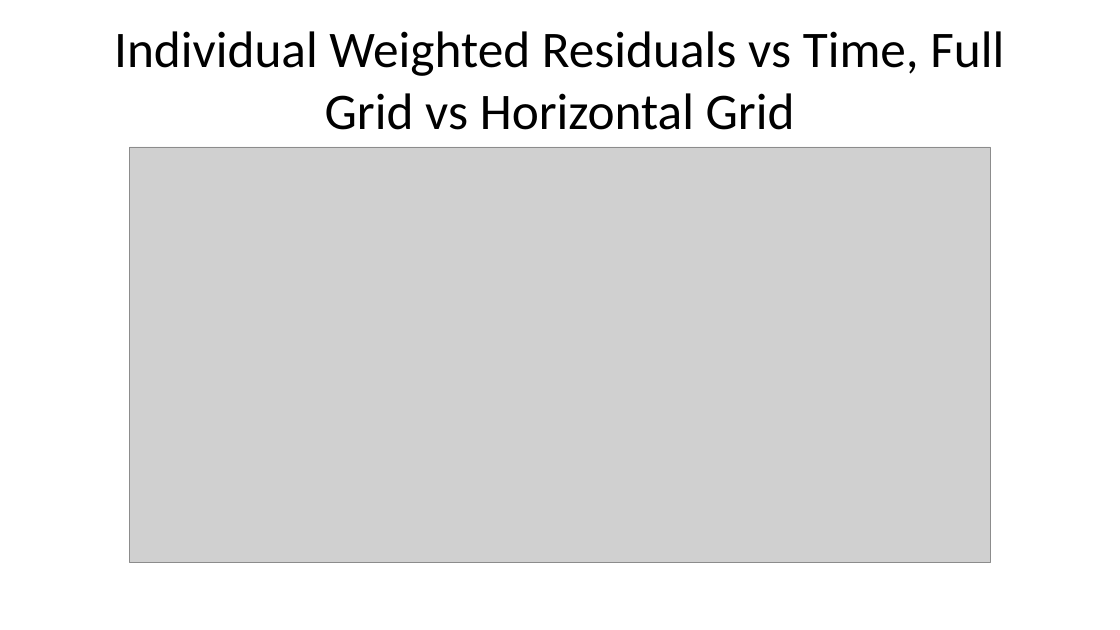
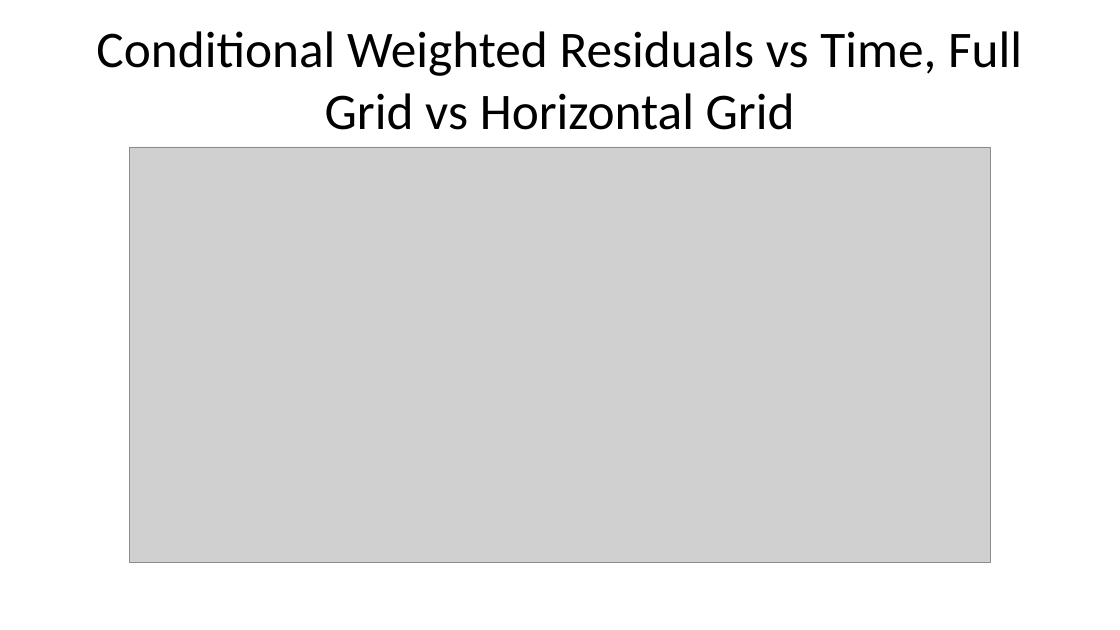
Before and after one commit to bergsmat/yamlet, a slide deck: slide 12 of inst/extdata/modeling/diagnostics.pptx. Drawn at 1120x630 pixels with LibreOffice and Linux fonts; fonts in the diff are those of the drawing; grey boxes stand for pictures. Boxes give left, top, right and bottom in pixels: in the first picture for what was removed or moved away, otherwise in the second. Text is boxed around its words. In the diff, an @@ line names an element or a change of style, - is before the commit and + after.

```diff
--- a/inst/extdata/modeling/diagnostics.pptx
+++ b/inst/extdata/modeling/diagnostics.pptx
@@ title at (96, 31, 1022, 130): text changed @@
-Individual Weighted Residuals vs Time, Full Grid vs Horizontal Grid
+Conditional Weighted Residuals vs Time, Full Grid vs Horizontal Grid
```
Also in this commit, not shown: 4 other slides changed, 19 other files.
